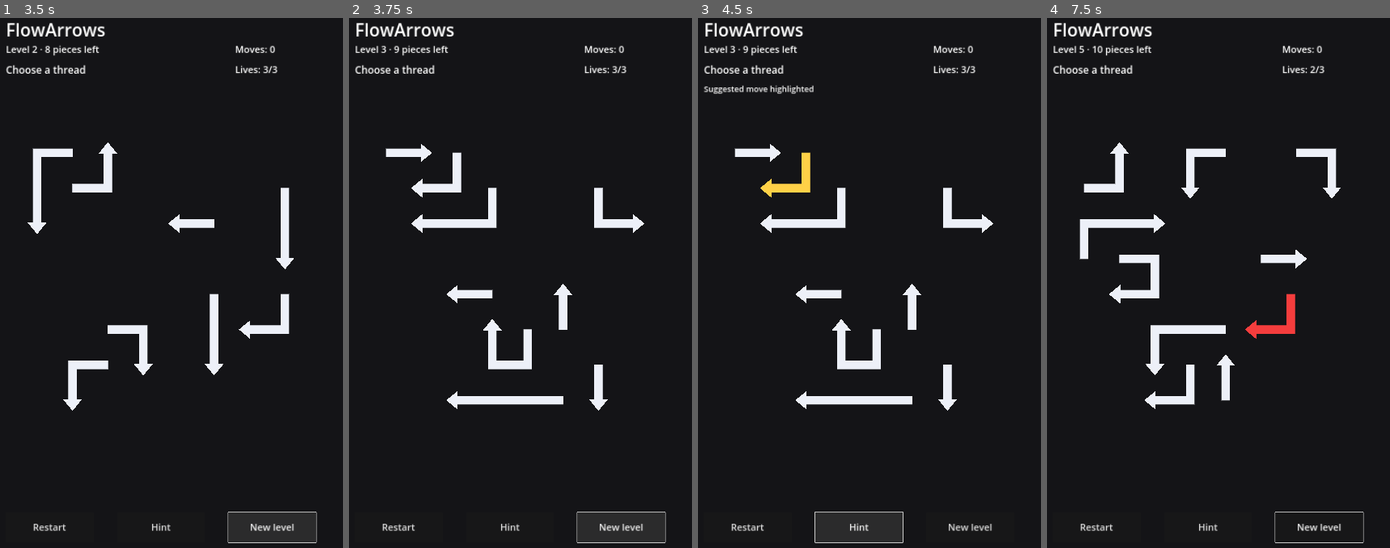
Above: before the commit, frames 1-4 (left to right).
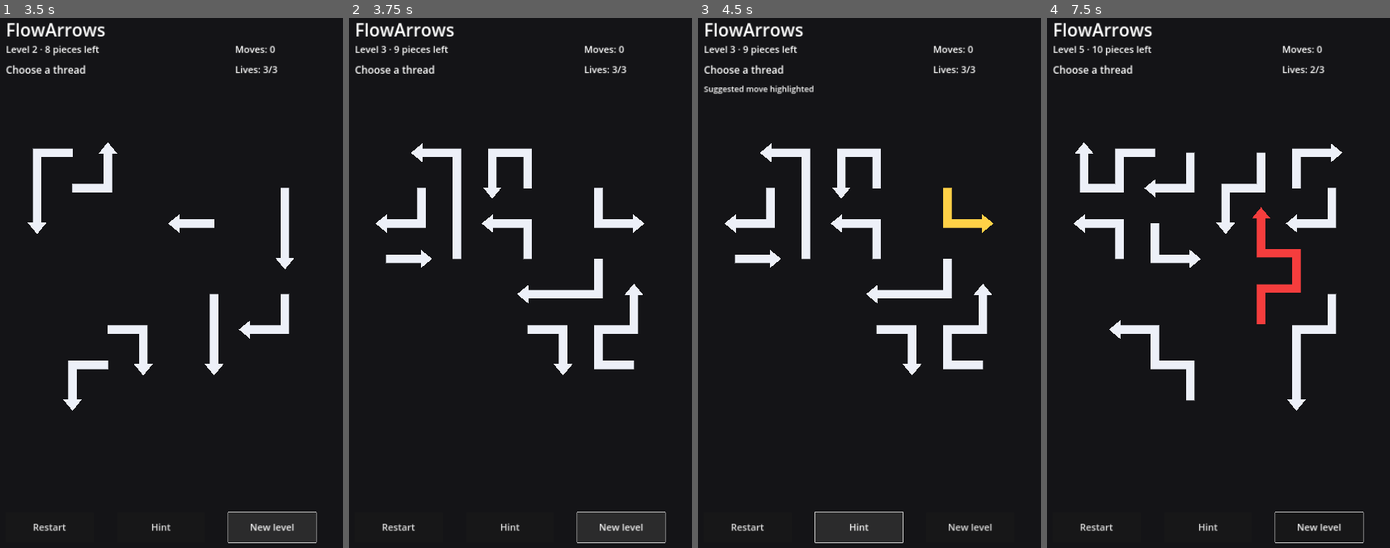
Above: after the commit, the same moments.

Repository: AiRigaLabs01/FlowArrows
Game: Godot game, scene res://src/game/main.tscn
Two runs of this game, one before a commit and one after it. Both use one fixed random seed, a clock stepped at 60 frames per second and the inputs below.
Inputs (mouse positions are in pixels of both pictures, inside the frame that each line leads up to):
- Up to frame 1 (3.5 s): click "Restart" at 0.5 s; click "Restart" at 1.25 s; click "Restart" at 2 s; click "New level" at 2.75 s
- Up to frame 2 (3.75 s): click "New level" at 3.5 s
- Up to frame 3 (4.5 s): click "Hint" at 4.25 s
- Up to frame 4 (7.5 s): click "Hint" at 5 s; click "Hint" at 5.75 s; click "New level" at 6.5 s; tap Enter at 7.25 s; move the mouse to (1287, 283) at 7.27 s; click (1287, 283) at 7.42 s

Frame 1 is identical in both runs. In frame 2, 5.9% of the frame differs, in the area x 7-86%, y 23-75%; in frame 3, 6.5%; in frame 4, 6.8%, in the area x 7-87%, y 23-75%.

Commit message:
Increase thread complexity across levels

Diff:
--- a/src/game/main.gd
+++ b/src/game/main.gd
@@ -98,7 +98,7 @@
 	failed_piece_ids.clear()
 	hint_label.text = ""
 	var piece_count: int = mini(START_PIECES + int((level_number - 1) / 2), 12)
-	var generated: Dictionary = generator.generate_chain(piece_count, START_BOARD_SIZE)
+	var generated: Dictionary = generator.generate_chain(piece_count, START_BOARD_SIZE, level_number)
 	board = generated["board"]
 	initial_board = board.copy()
 	_render_board()
